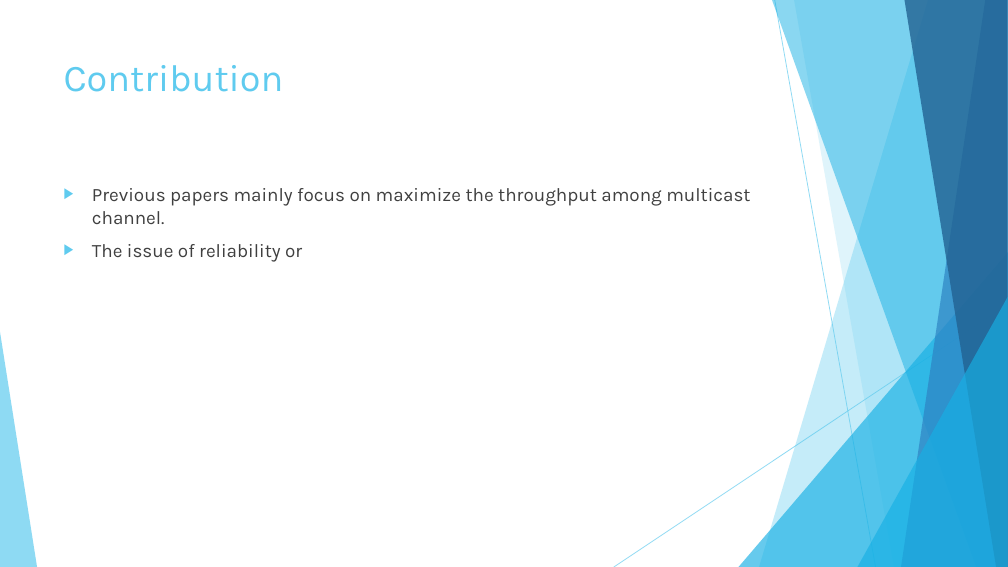
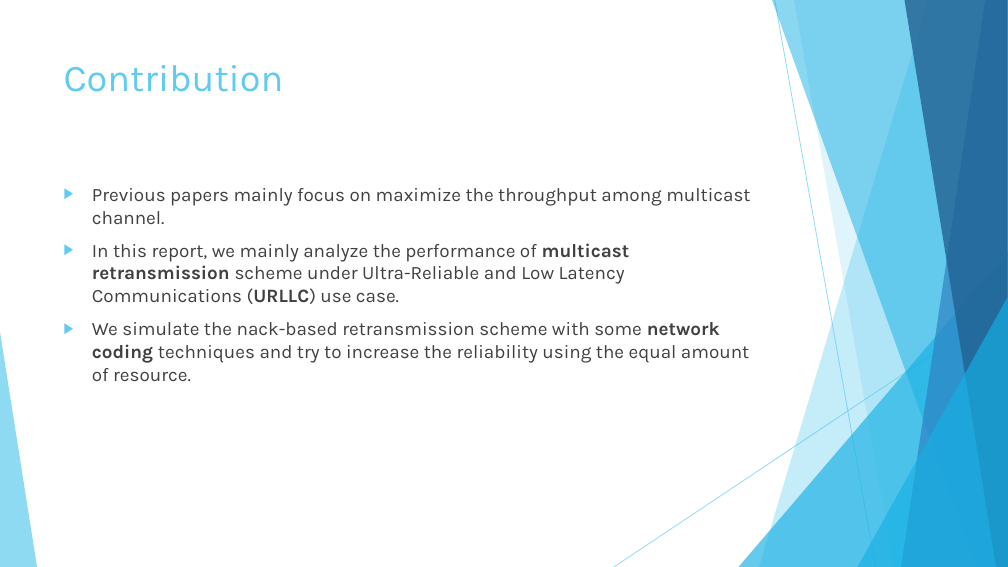
Before and after one commit to hungchun0201/Reliable_multicast_simulation, a slide deck: slide 3 of Final_project_reliable_multicast_retransmission_scheme.pptx (slide 4 before the commit). Drawn at 1008x567 pixels with LibreOffice and Linux fonts; fonts in the diff are those of the drawing. Boxes give left, top, right and bottom in pixels: in the first picture for what was removed or moved away, otherwise in the second. Text is boxed around its words. In the diff, an @@ line names an element or a change of style, - is before the commit and + after.

Commit message:
Update PPT 3

```diff
--- a/Final_project_reliable_multicast_retransmission_scheme.pptx
+++ b/Final_project_reliable_multicast_retransmission_scheme.pptx
@@ text at (92,243,749,381): text changed @@
-▶ The issue of reliability or
+▶ In this report, we mainly analyze the performance of multicast retransmission scheme under Ultra-Reliable and Low Latency Communications (URLLC) use case.
+▶ We simulate the nack-based retransmission scheme with some network coding techniques and try to increase the reliability using the equal amount of resource.
```
Also in this commit, not shown: 13 other slides changed, 13 slides added, 4 slides removed, 14 other files.
